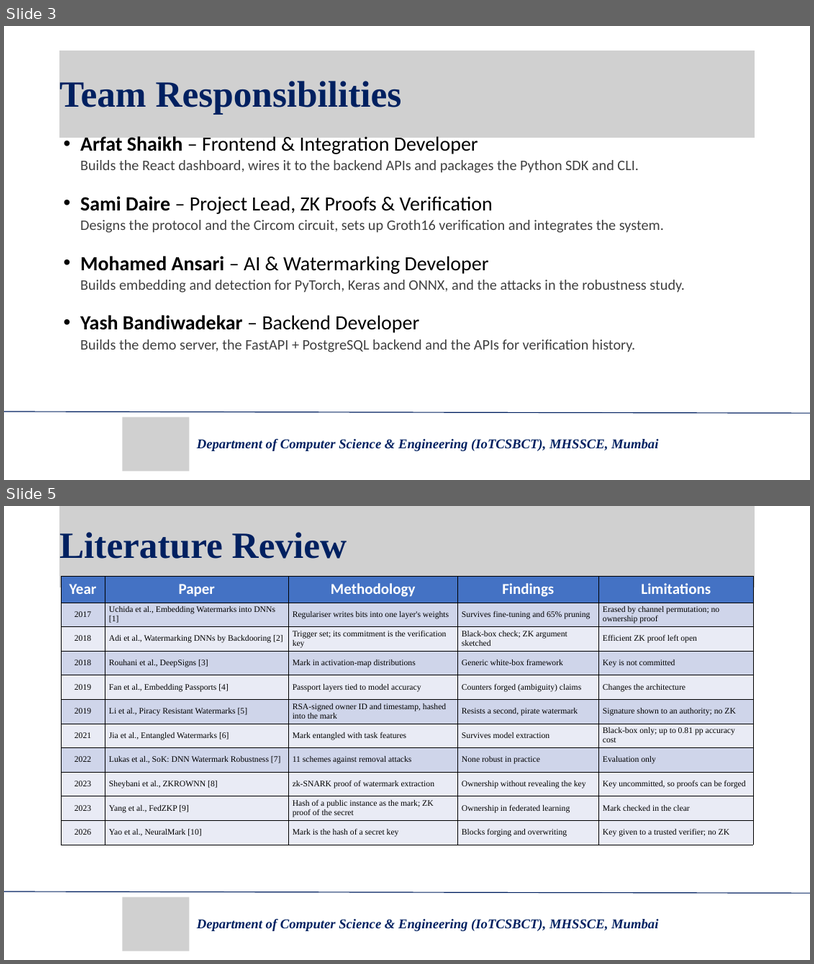
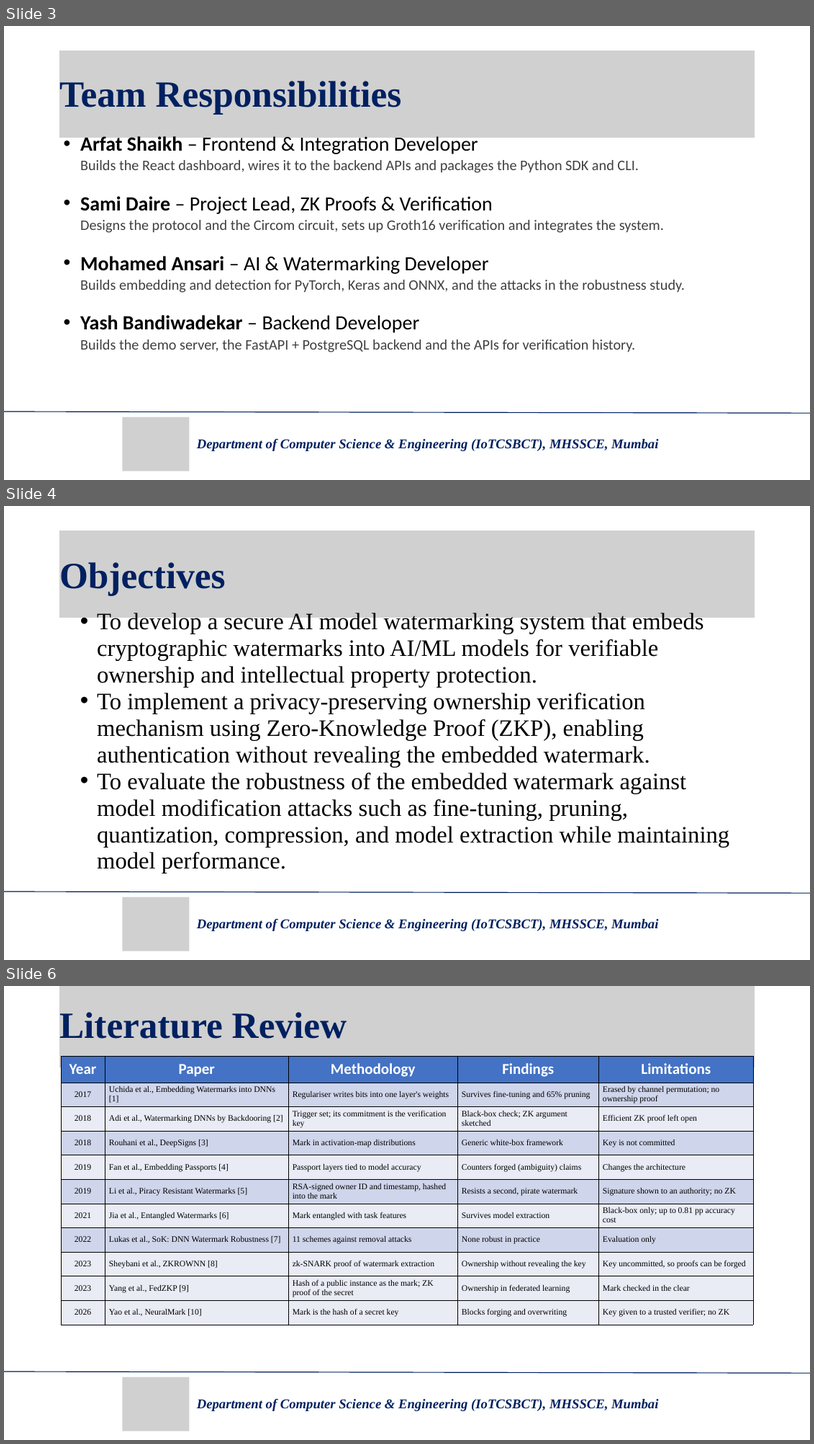
Before and after one commit to samidaire/owasp-ai-model-watermarking, a slide deck: OWASP AI Model Watermarking - Updated.pptx. Shown one above the other, each under a label of ours: slides 3 and 5 before the commit, slides 3, 4 and 6 after it; the slides between them are not shown. The pictures are 814x964 and 814x1444 pixels, drawn with LibreOffice and Linux fonts; fonts in the diff are those of the drawing; grey boxes stand for pictures. Boxes give left, top, right and bottom in pixels: in the first picture for what was removed or moved away, otherwise in the second. Text is boxed around its words. In the diff, an @@ line names an element or a change of style, - is before the commit and + after.

Commit message:
docs: expand the review presentation to 15 slides
Objectives is its own slide again (the original wording); the problem statement keeps the research gap and our
approach. Adds back the System Workflow slide (five protocol steps and the verifier's checks) and the Working
Prototype slide (dashboard and Verify ownership screenshots from docs/guide/img).

```diff
--- a/OWASP AI Model Watermarking - Updated.pptx
+++ b/OWASP AI Model Watermarking - Updated.pptx
@@ slide 4 added at box(4, 506, 810, 960), background #FFFFFF @@
@@ picture added at box(59, 530, 755, 618) @@
@@ text added at box(59, 562, 226, 595), 66 pt, text #002060, bold @@
+Objectives
@@ text added at box(97, 611, 730, 873), 42 pt, text #000000 @@
+  • To develop a secure AI model watermarking system that embeds cryptographic watermarks into AI/ML models for verifiable ownership and intellectual property protection.
+  • To implement a privacy-preserving ownership verification mechanism using Zero-Knowledge Proof (ZKP), enabling authentication without revealing the embedded watermark.
+  • To evaluate the robustness of the embedded watermark against model modification attacks such as fine-tuning, pruning, quantization, compression, and model extraction while maintaining model performance.
@@ line added from (4, 891) to (810, 893), #002060 1.5 pt @@
@@ picture added at box(123, 897, 190, 951) @@
@@ text added at box(197, 919, 658, 931), 24 pt, text #002060, bold, italic @@
+Department of Computer Science & Engineering (IoTCSBCT), MHSSCE, Mumbai
@@ what was slide 5 is now slide 6 @@
```
Also in this commit, not shown: 2 slides changed, 2 other slides added.
